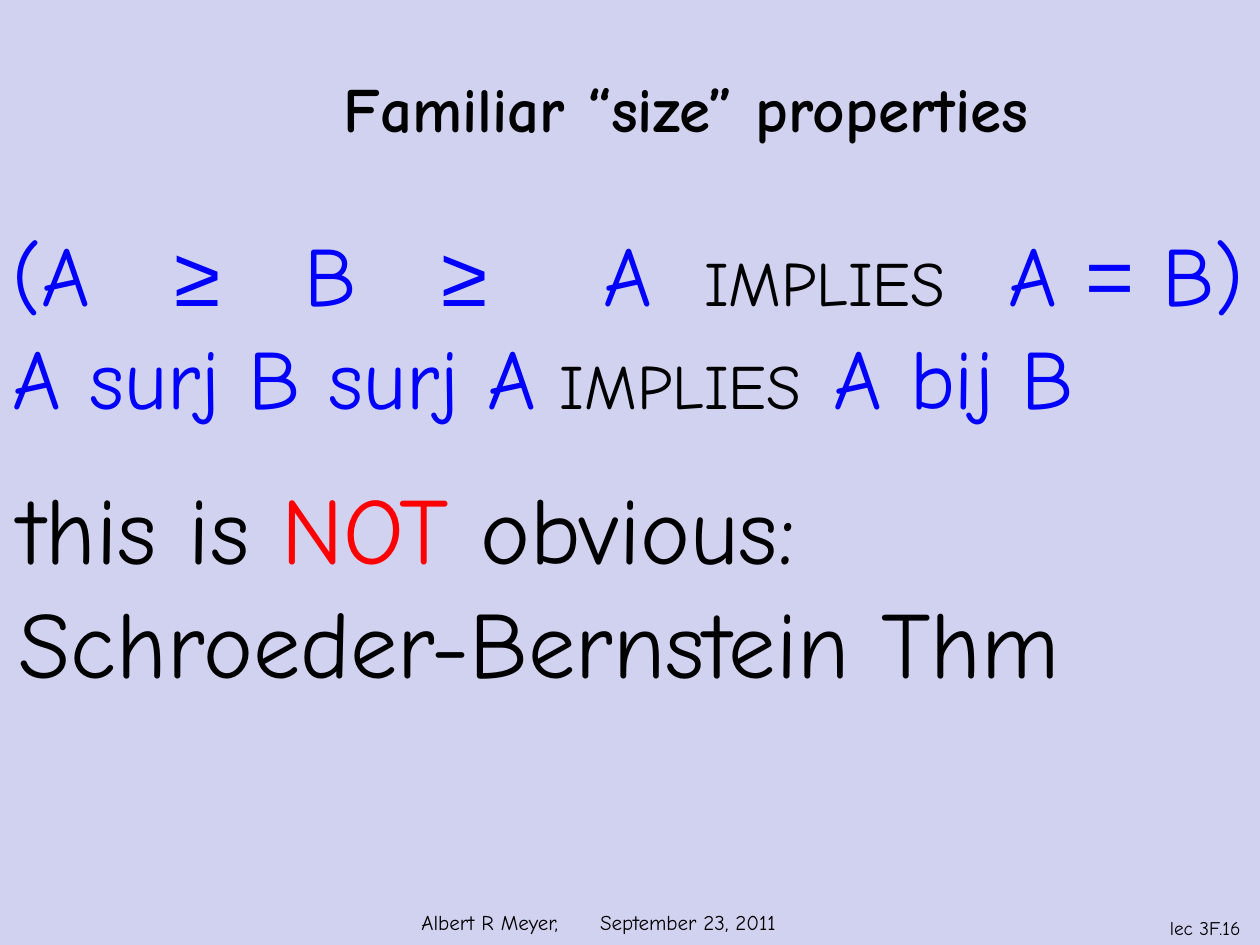
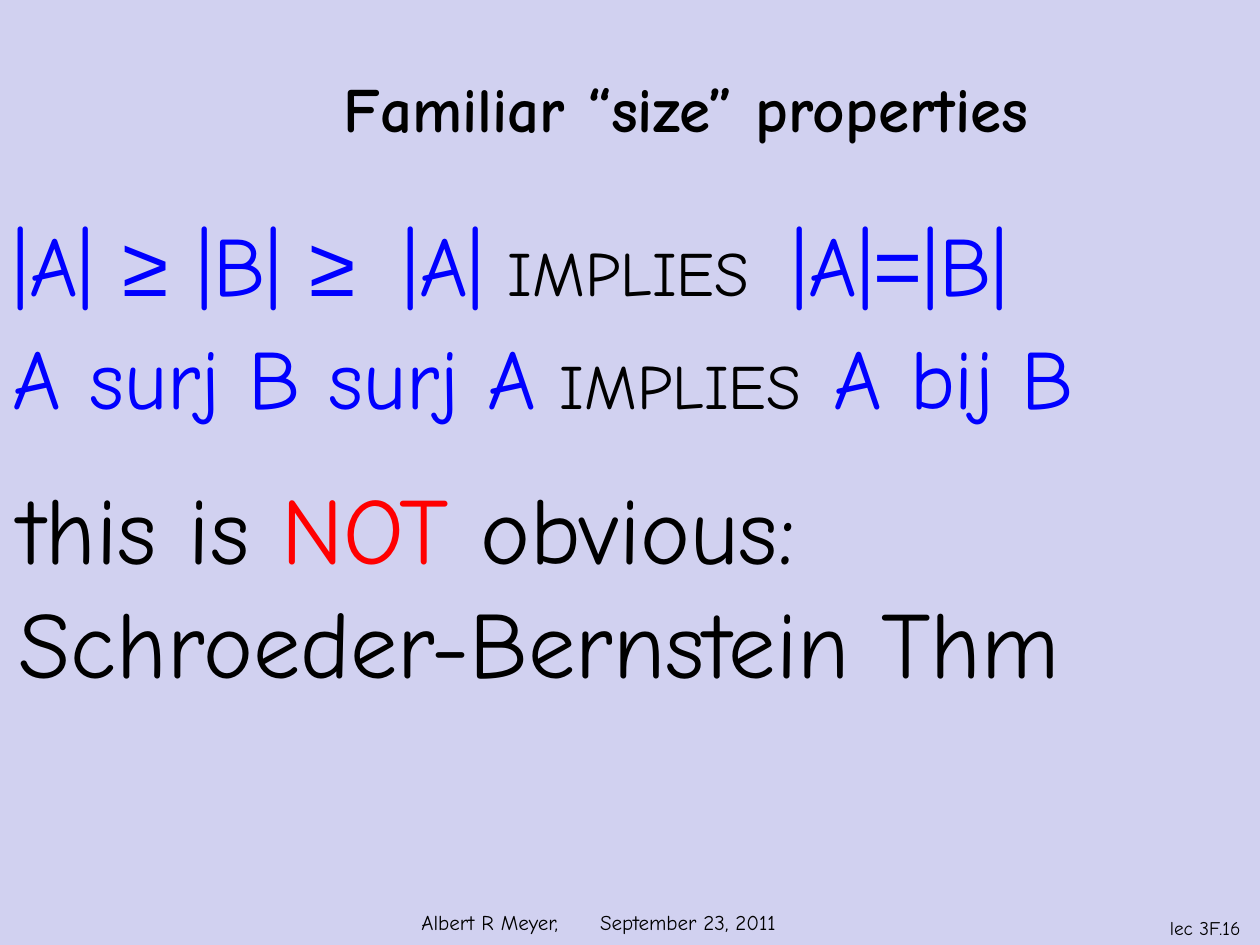
Before and after one commit to armeyer/mcs_web, a slide deck: slide 16 of fall11/slidesF11/slides3f.pptx. Drawn at 1260x945 pixels with LibreOffice and Linux fonts; fonts in the diff are those of the drawing; background and template pictures are left out. Boxes give left, top, right and bottom in pixels: in the first picture for what was removed or moved away, otherwise in the second. Text is boxed around its words. In the diff, an @@ line names an element or a change of style, - is before the commit and + after.

```diff
--- a/fall11/slidesF11/slides3f.pptx
+++ b/fall11/slidesF11/slides3f.pptx
@@ text at bbox=[13, 226, 1008, 311]: text changed @@
-(A ≥ B ≥ A IMPLIES A = B)
+|A| ≥ |B| ≥ |A| IMPLIES |A|=|B|
```
Also in this commit, not shown: 8 other slides changed, 1 other file.
